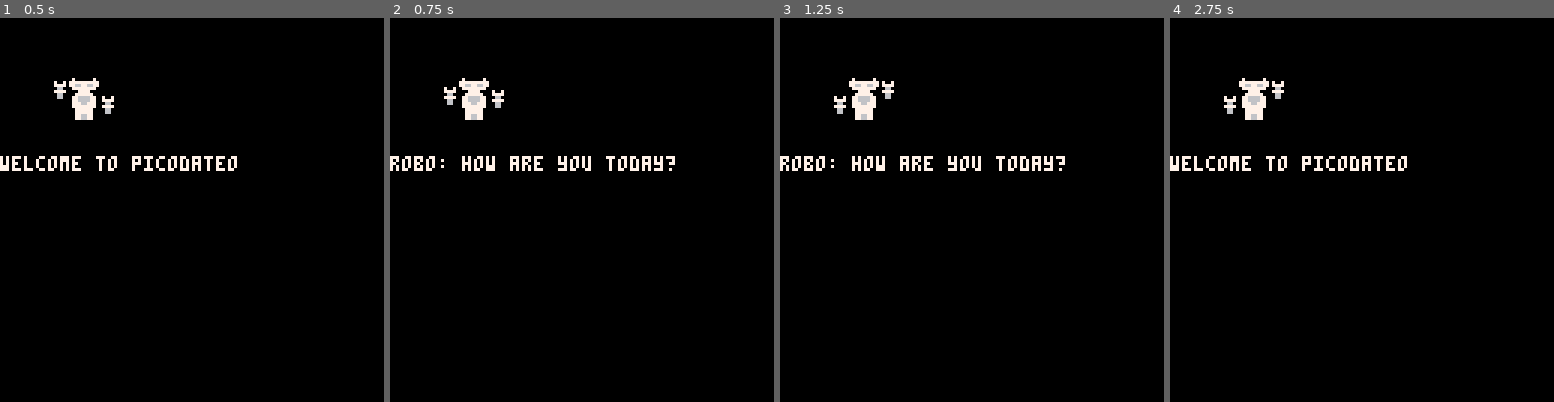
Above: before the commit, frames 1-4 (left to right).
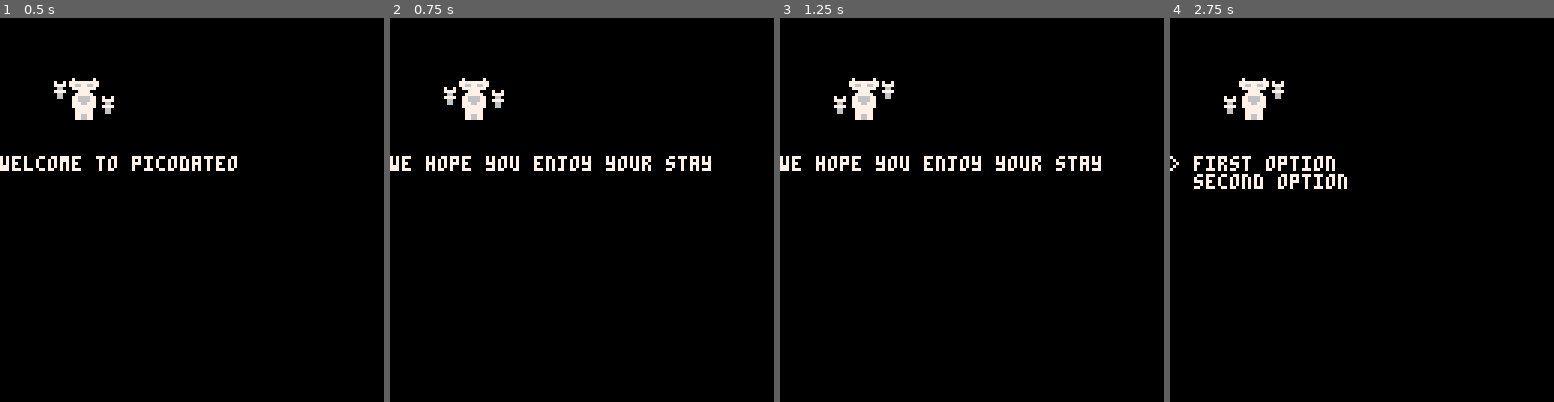
Above: after the commit, the same moments.

Repository: thirdtruck/picodateo
Game: PICO-8 cartridge picodateo.p8
The game is run twice, just before and just after one commit, with the same random seed, the same clock (stepped at 60 frames per second) and the same inputs.
Inputs:
- Up to frame 1 (0.5 s): tap X (X key) at 0.33 s
- Up to frame 2 (0.75 s): tap O (Z key) at 0.7 s
- Up to frame 3 (1.25 s): tap X (X key) at 1.07 s
- Up to frame 4 (2.75 s): hold Right 1.6-2.1 s; tap O (Z key) at 1.7, 2.1, 2.5 s; tap X (X key) at 1.85 s; hold Up 2.15-2.42 s; hold Right from 2.47 s (still down)

Frame 1 is identical in both runs. In frame 2, 1.1% of the frame differs, in the area x 0-84%, y 35-40%; in frame 3, 1.1%; in frame 4, 1.7%, in the area x 0-62%, y 35-45%.

Commit message:
Use exported script. Update picodateo to use new script data format.

Diff:
--- a/picodateo.p8
+++ b/picodateo.p8
@@ -44,39 +44,13 @@
   }
 }
 
-scenes = {
-  first_choice = {
-    type = "narration",
-    text = "you made the first choice",
-    go_to = "script_start"
-  },
-  second_choice = {
-    type = "narration",
-    text = "you made the second choice",
-    go_to = "script_start"
-  },
-  script_start = {
-    type = "narration",
-    text = "welcome to picodateo",
-    next = {
-      type = "speech",
-      speaker = "robo",
-      text = "how are you today?",
-      next = {
-        type = "choice",
-        options = {
-          { text = "first choice", go_to = "first_choice" },
-          { text = "second choice", go_to = "second_choice" }
-        }
-      }
-    }
-  }
-}
+scenes={init={{type="narration",text="welcome to picodateo"},{type="narration",text="we hope you enjoy your stay"},{type="choice",options={{text="new game",go_to="new_game"}}}},new_game={{type="speech",speaker="robo",text="hello, new user"},{type="choice",options={{text="first option",go_to="first_option"},{text="second option",go_to="second_option"}}}},first_option={{type="speech",speaker="robo",text="you've chosen the first option"},{type="choice",options={{text="go back",go_to="new_game"}}}},second_option={{type="speech",speaker="robo",text="you've chosen the second option"},{type="choice",options={{text="go back",go_to="new_game"}}}}}
 
 function _init()
   current_option = 1
-  current_script = scenes.script_start
-  current_command = scenes.script_start
+  current_scene = scenes.init
+  current_command_index = 1
+  current_command = current_scene[current_command_index]
   current_avatar = avatars.dateo_robo
   current_hands = {
     left = {
@@ -105,15 +79,20 @@
     end
 
     if (btnp(key.a)) then
-      current_command = scenes[current_command.options[current_option].go_to]
+      current_command_index = 1
+      current_scene = scenes[current_command.options[current_option].go_to]
+      current_command = current_scene[current_command_index]
       current_option = 1
     end
   else
     if (btnp(key.a)) then
       if (current_command.go_to) then
-        current_command = scenes[current_command.go_to]
+        current_command_index = 1
+        current_scene = scenes[current_command.go_to]
+        current_command = current_scene[current_command_index]
       else
-        current_command = current_command.next
+        current_command_index += 1
+        current_command = current_scene[current_command_index]
       end
       current_option = 1
     end
